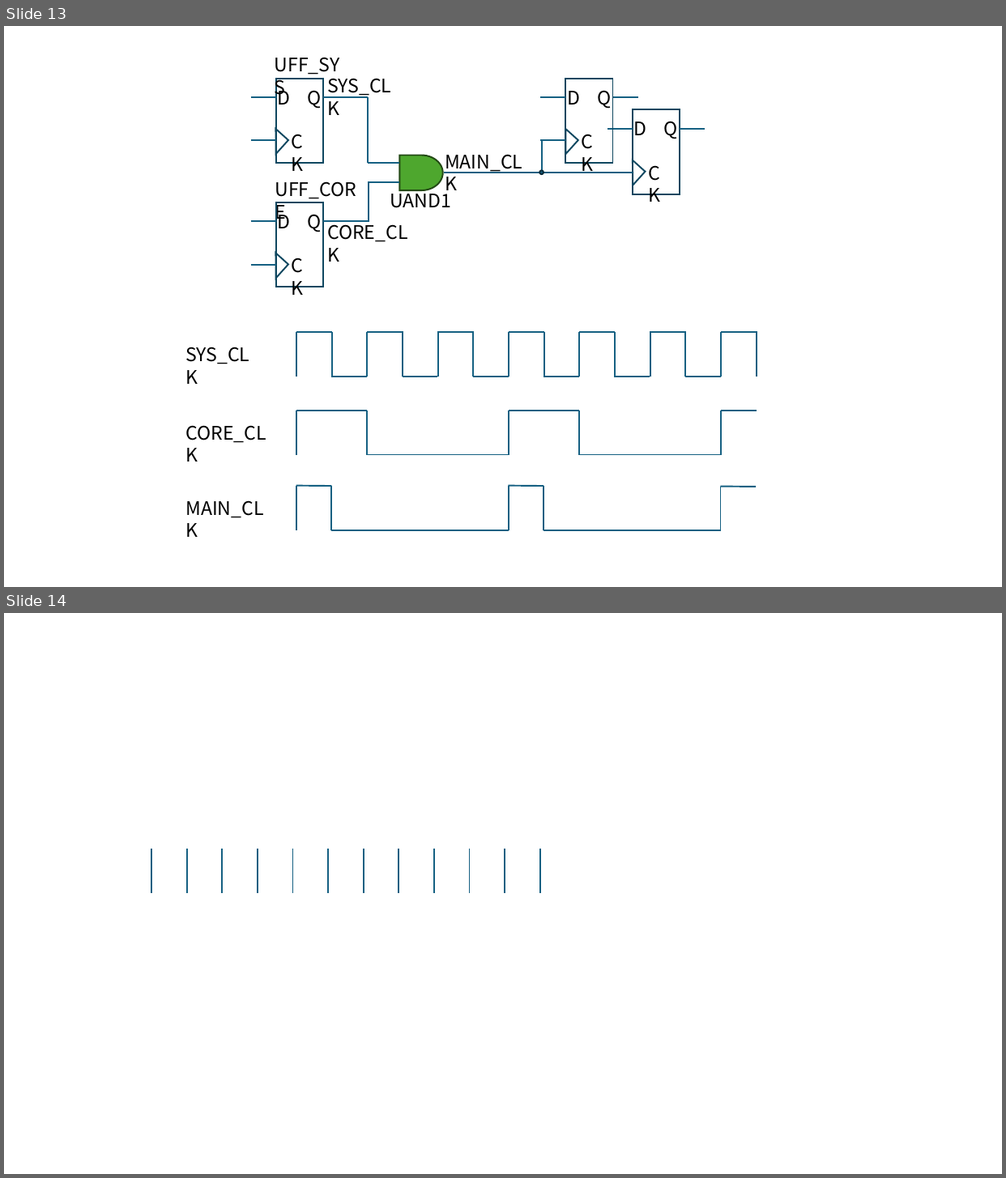
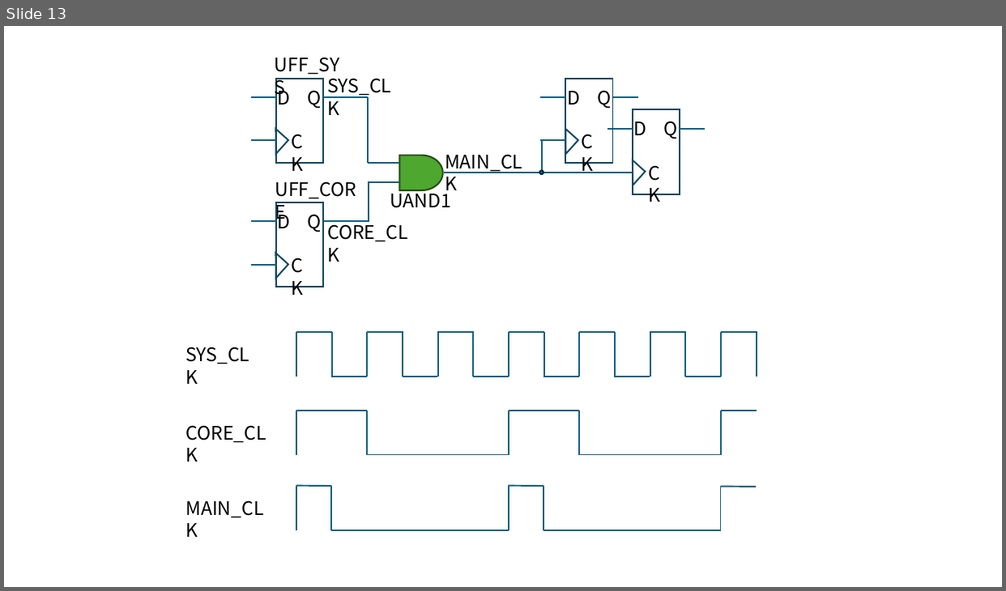
Before and after one commit to Verdvana/Verdvana.github.io, a slide deck: _posts/静态时序分析笔记/静态时序分析笔记pptx.pptx. Shown one above the other, each under a label of ours: slides 13 and 14 before the commit, slide 13 after it. The pictures are 1006x1178 and 1006x591 pixels, drawn with LibreOffice and Linux fonts; fonts in the diff are those of the drawing. Boxes give left, top, right and bottom in pixels: in the first picture for what was removed or moved away, otherwise in the second. Text is boxed around its words. In the diff, an @@ line names an element or a change of style, - is before the commit and + after.

```diff
--- a/_posts/静态时序分析笔记/静态时序分析笔记pptx.pptx
+++ b/_posts/静态时序分析笔记/静态时序分析笔记pptx.pptx
@@ slide 14 removed at (4, 613, 1002, 1174), background #FFFFFF @@
@@ line removed from (151, 849) to (151, 893) @@
@@ line removed from (187, 849) to (187, 893) @@
@@ line removed from (222, 849) to (222, 893) @@
@@ line removed from (257, 849) to (257, 893) @@
@@ line removed from (293, 849) to (293, 893) @@
@@ line removed from (328, 849) to (328, 893) @@
@@ line removed from (364, 849) to (364, 893) @@
@@ line removed from (398, 849) to (398, 893) @@
@@ line removed from (434, 849) to (434, 893) @@
@@ line removed from (470, 849) to (470, 893) @@
@@ line removed from (505, 849) to (505, 893) @@
@@ line removed from (540, 849) to (540, 893) @@
```
Also in this commit, not shown: 1 slide added, 1 other file.
